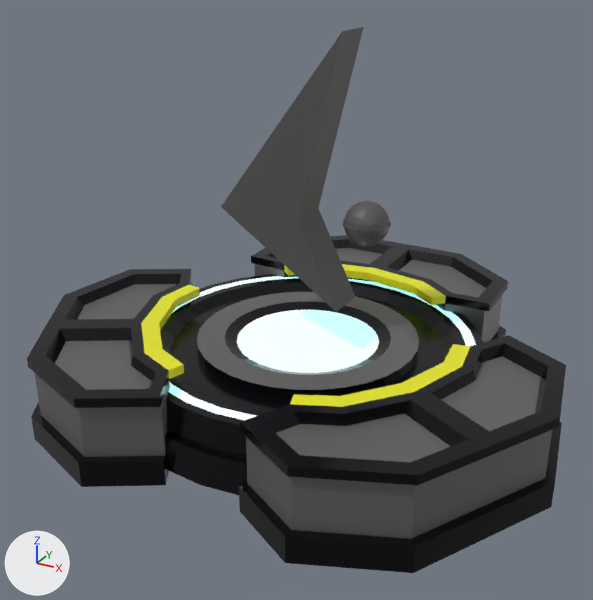
One commit to the glTF model assets/3d/logo_sne.glb: the scene before it, then after it.
The view is the same before and after, from a 50 mm camera at (5.27, -9.94, 5.98) aimed at (-0.03, -0.3, 1.16). Arrows for +X, +Y and +Z are at lower left; the lights stay in place. Where no turn or scale is listed for an object, it has been applied to the vertices. Vertices at the same position are counted once.

Names of what the first picture shows: 'Icosphere', 'bend.001', 'platform2', 'side_wing2'.
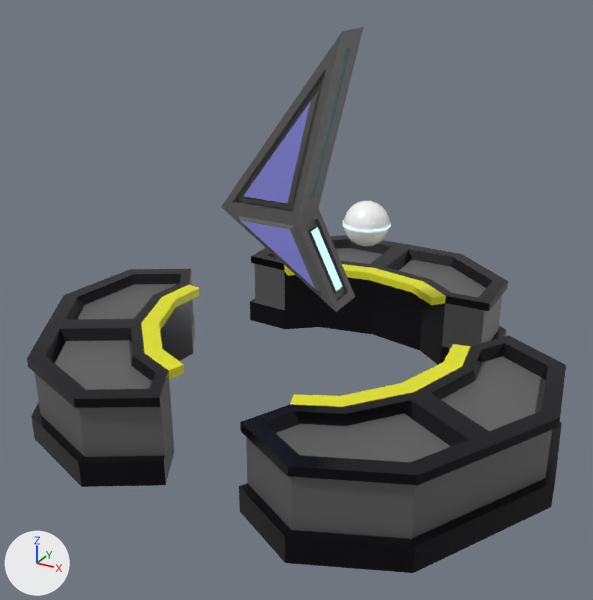
Location of each change, [x1, y1, x2, y2] in pixels of the pictures (593 x 600 px):
```json
{"object": "platform2", "change": "deleted", "before": [160, 274, 483, 495], "faces in mat_platform_base (black #16151b)": [160, 274, 483, 495], "faces in mat_glow (red #e71741)": [169, 276, 476, 420], "faces in mat_walls (grey #727272)": [197, 292, 419, 390]}
{"object": "Icosphere", "change": "surface changed, moved, rescaled", "before": [343, 201, 391, 246], "after": [343, 201, 391, 246], "on screen": "grey to white"}
{"part": 1, "of": "me_plane_005", "change": "built on", "before": [231, 27, 364, 312], "after": [231, 27, 364, 312]}
{"part": 2, "of": "me_icosphere", "change": "recoloured", "before": [343, 201, 391, 246], "after": [343, 201, 391, 246], "on screen": "grey to white"}
{"part": 3, "of": "me_icosphere", "change": "recoloured", "before": [343, 224, 391, 233], "after": [343, 224, 391, 233]}
```

Scene script edits in JSON lines:
```json
{"op": "add", "block": "mat_logo_002", "code": ["mat_logo_002 = principled_material('logo.002')", "mat_logo_002.base_color = (1.0, 1.0, 1.0)  # white #ffffff", "mat_logo_002.roughness = 0.245"]}
{"op": "add", "block": "mat_glow_001", "code": ["mat_glow_001 = principled_material('glow.001')", "mat_glow_001.base_color = (0.8, 0.00868, 0.0524)  # red #e71741", "mat_glow_001.roughness = 0.0", "mat_glow_001.emission_color = (0.306, 1.0, 1.0)  # cyan #96ffff", "mat_glow_001.emission_strength = 1.0"]}
{"op": "add", "block": "mat_windows", "code": ["mat_windows = principled_material('windows')", "mat_windows.base_color = (0.267, 0.273, 0.8)  # blue #8d8fe7", "mat_windows.roughness = 0.0"]}
{"block": "me_icosphere", "where": "me_icosphere.from_pydata(...)  # 222 vertices, 440 faces; spans x -1.06..1.06, y -1.06..1.06, z -1.0..1.0"}
{"block": "me_icosphere", "where": "# used by ob_icosphere; parent = ob_control; location = (0.589, 0.0, -0.364); scale = (-0.206, -0.206, -0.206)"}
{"block": "me_icosphere", "change": "me_icosphere part 2: 400 faces spanning x -1.06..1.06, y -1.06..1.06, z -1.0..1.0 switch from mat_logo (dark grey #555555) to mat_logo_002 (white #ffffff)"}
{"block": "me_icosphere", "change": "me_icosphere part 3: 40 faces spanning x -1.06..1.06, y -1.06..1.06, z -0.06..0.06 switch from mat_logo (dark grey #555555) to mat_glow_001 (red #e71741)"}
{"block": "me_plane_005", "where": "# used by ob_bend_001; location = (0.0, 0.0, 2.97)"}
{"op": "remove", "block": "me_plane_005", "code": "me_plane_005.from_pydata(...)  # 12 vertices, 22 faces; spans x -1.29..0.62, y -0.32..0.32, z -1.86..1.96"}
{"op": "remove", "block": "me_plane_005", "code": "me_plane_005.materials.append(mat_logo_001)  # dark grey #555555"}
{"op": "add", "block": "me_plane_005", "code": "me_plane_005.from_pydata(...)  # 68 vertices, 134 faces; spans x -1.29..0.62, y -0.41..0.41, z -1.86..1.96"}
{"block": "me_plane_005", "change": "me_plane_005 part 1"}
{"block": "me_plane_005", "change": "4 vertices are removed from x -1.29..0.62, y 0.0, z -1.86..1.96"}
{"block": "me_plane_005", "change": "22 faces are deleted"}
{"block": "me_plane_005", "change": "54 vertices are added at x -1.08..0.57, y -0.41..0.41, z -1.77..1.74"}
{"block": "me_plane_005", "change": "6 new vertices lie (0.0, 0.08, 0.0) away from vertices in x -1.08..0.4, y -0.32..0.24, z -0.48..1.5"}
{"block": "me_plane_005", "change": "126 new faces join them, mat_walls (grey #727272)"}
{"block": "me_plane_005", "change": "4 new faces join them, mat_glow (red #e71741)"}
{"block": "me_plane_005", "change": "4 new faces join them, mat_windows (blue #8d8fe7)"}
{"op": "add", "block": "me_plane_005", "code": "me_plane_005.materials.append(mat_walls)  # grey #727272"}
{"op": "add", "block": "me_plane_005", "code": "me_plane_005.materials.append(mat_glow)  # red #e71741"}
{"op": "add", "block": "me_plane_005", "code": "me_plane_005.materials.append(mat_windows)  # blue #8d8fe7"}
{"op": "remove", "block": "ob_icosphere", "code": "ob_icosphere.parent = ob_control"}
{"op": "set", "path": "ob_icosphere.location", "old": "(0.589, 0.0, -0.364)", "new": "(0.905, 0.0, 2.389)"}
{"op": "set", "path": "ob_icosphere.scale", "old": "(-0.206, -0.206, -0.206)", "new": "(-0.316, -0.316, -0.316)"}
{"op": "remove", "block": "ob_platform2", "code": ["ob_platform2 = bpy.data.objects.new('platform2', me_cylinder_001)", "ob_platform2.location = (0.0, 0.0, 0.0)"]}
```
